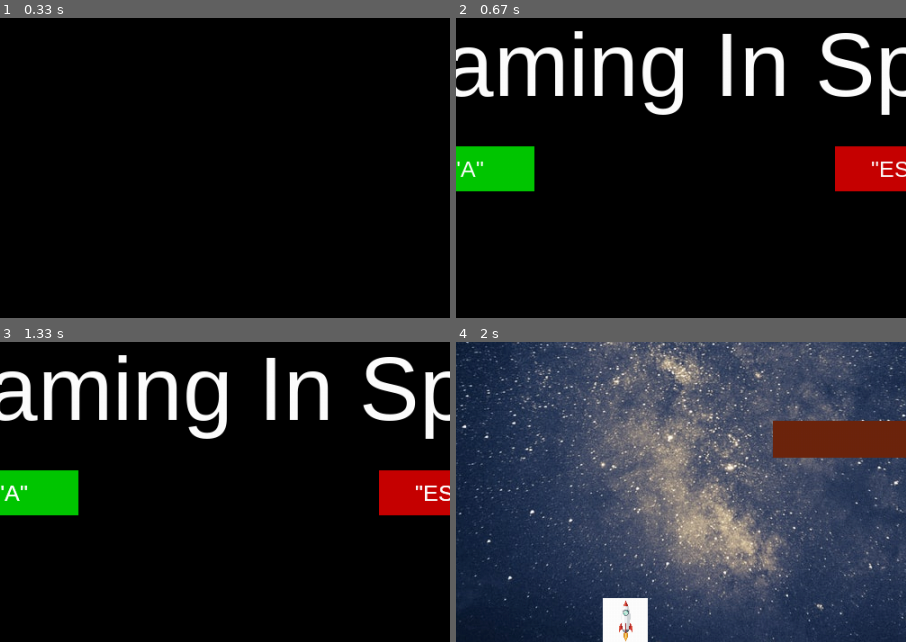
Above: before the commit, frames 1-4 (two rows, left to right).
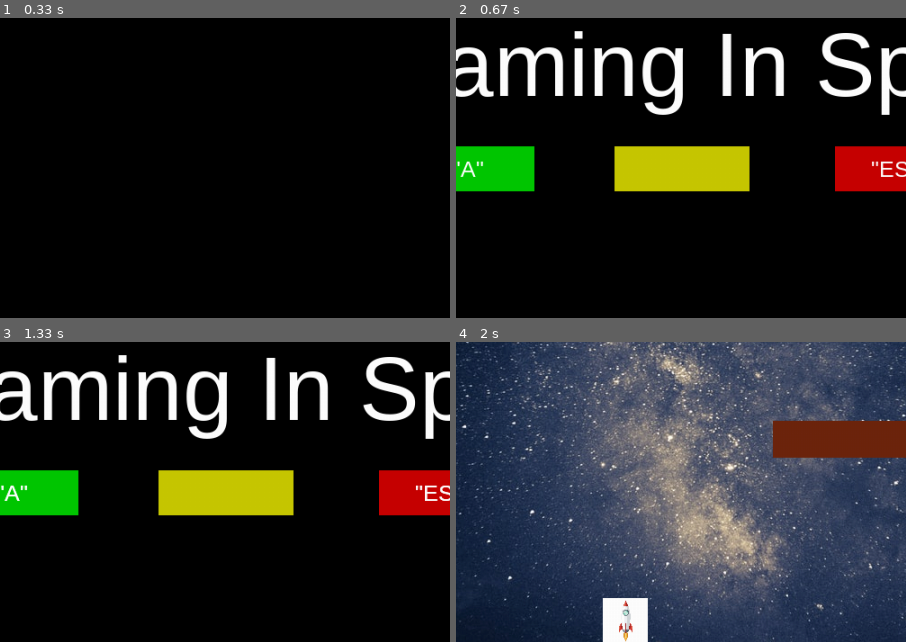
Above: after the commit, the same moments.

Repository: K-Pat/PygameProject
Game: pygame game, started from main.py
Same seed, same stepped clock (60 frames per second), same inputs: the game is played once before the commit and once after it.
Inputs (mouse positions are % of the whole screen's width and height, from its top left):
- Up to frame 1 (0.33 s): no input
- Up to frame 2 (0.67 s): press the mouse at (46, 54) at 0.37 s; move the mouse to (64, 51) at 0.47 s; release the mouse at (82, 47) at 0.6 s
- Up to frame 3 (1.33 s): tap Enter at 0.67 s
- Up to frame 4 (2 s): click "'A'" at 1.45 s; hold A from 1.87 s (still down); move the mouse to (52, 16) at 1.9 s
The pictures show only the part of the screen within x 23-73%, y 42-92%; the shares and areas given below are measured in that part.

Frame 1 is identical in both runs. In frame 2, 4.6% of the frame differs, in the area x 35-66%, y 42-58%; in frame 3, 4.6%; in frame 4, nothing differs.

Commit message:
High Scores Beta
First Update for the High Scores screen. Implemented bubble sort and file opening and closing to sort high scores into the highscores.txt file. Scores are now being stored accurately in ascending order.  A button has been created on the screen for the scores screen.

TODO:
Create a screen for high scores
implemented through a function

switch bubble sort to descending.

Continue implementation of OOP.

Diff:
--- a/highscores.txt
+++ b/highscores.txt
@@ -1 +1,7 @@
+52
+125
+125
 198
+565
+572
+646
--- a/main.py
+++ b/main.py
@@ -19,6 +19,8 @@
     K_d,
 )
 
+scores = []
+
 #initialization
 clock = pygame.time.Clock()
 #Initialize Pygame
@@ -26,7 +28,6 @@
 #Setting a caption for the pygame screen
 pygame.display.set_caption("Roaming In Space")
 #opening highscores.txt with handle at the first
-highscores = open('highscores.txt', 'a+')
 #Variables
 #Screen Width
 SCREEN_WIDTH = 1000
@@ -97,6 +98,8 @@
     TextRect_button2.center = ((SCREEN_WIDTH/2),(SCREEN_HEIGHT/2))
     TextRect_button2.center = ((650+75,SCREEN_WIDTH/4+175+25))
 
+
+
     #fill both buttons. One is green, One is red. (RGB values)
     #UNUSED
     button_yes.fill((255,0,0))
@@ -105,11 +108,12 @@
     #Creates hidden hitboxes for the buttons
     button_yes_collide = pygame.Rect((SCREEN_HEIGHT/4,SCREEN_WIDTH/4+175), (150,50))
     button_no_collide =  pygame.Rect((650,((SCREEN_WIDTH/4)+175)), (150, 50))
+    button_scores_collide = pygame.Rect((405, ((SCREEN_WIDTH/4)+175), 150, 50))
 
     #creates visuals for the buttons
     pygame.draw.rect(screen, (0,200,0), (SCREEN_HEIGHT/4,SCREEN_WIDTH/4+175, 150, 50))
     pygame.draw.rect(screen, (200,0,0), ((650),((SCREEN_WIDTH/4)+175), 150, 50))
-
+    pygame.draw.rect(screen, (200,200,0), (405, ((SCREEN_WIDTH/4)+175), 150, 50))
     while running:
         time.sleep(0.5)
         #constantly updating live position of mouse
@@ -148,6 +152,8 @@
                 if event.key==K_ESCAPE:
                     pygame.quit()
                     quit()
+                if event.key==pygame.K_s:
+                    pass
 
             #if someone clicks a mouse button.
             if event.type == pygame.MOUSEBUTTONDOWN:
@@ -160,6 +166,9 @@
                     pygame.draw.rect(screen, (255,0,0), ((650),((SCREEN_WIDTH/4)+175), 150, 50))
                     pygame.quit()
                     quit()
+                if pygame.mouse.get_pressed()[0] and button_scores_collide.collidepoint(pos):
+                    pygame.draw.rect(screen, (255,255,0), (405, ((SCREEN_WIDTH/4)+175), 150, 50))
+
 
         #update
         pygame.display.update()
@@ -169,10 +178,10 @@
 
 #Main game loop
 def game_loop(running):
+    global scores
     #Velocity of the meteors
     velocity = 12
     #list for the highest scores
-    scores = []
     #random X value for the positioning of the meteor
     RANDOM_X = random.randint(20, 980)
     #random X value for the second meteor position on the X plane.
@@ -208,7 +217,11 @@
     score = 0
     #initial amount of meteor's dodged
     dodged = 0
-
+    scores.clear()
+    with open("highscores.txt") as scoresheet:
+        for i in scoresheet:
+            scores.append(i)
+    scoresheet = open('highscores.txt', 'w')
     while running:
         #score_dodged(dodged)
 
@@ -306,7 +319,12 @@
                 #append the score to the scores list
                 scores.append(score)
                 #bubble sort the list to go from least to greatest
+                for i in range(len(scores)-1):
+                    scores[i] = int(scores[i])
                 bubble_sort(scores)
+                for i in scores:
+                    scoresheet.write(str(i)+'\n')
+                scoresheet.close()
                 #reset score
                 score = 0
                 #redefne the variables for another run
@@ -348,6 +366,13 @@
         if not swapped:
             return
 
+def get_scores(scoresheet):
+    assert scoresheet.closed
+    global scores
+    with open("highscores.txt") as score_sheet:
+        for i in score_sheet:
+            scores.append(i)
+
 
 #create a main function
 if __name__ == "__main__":
